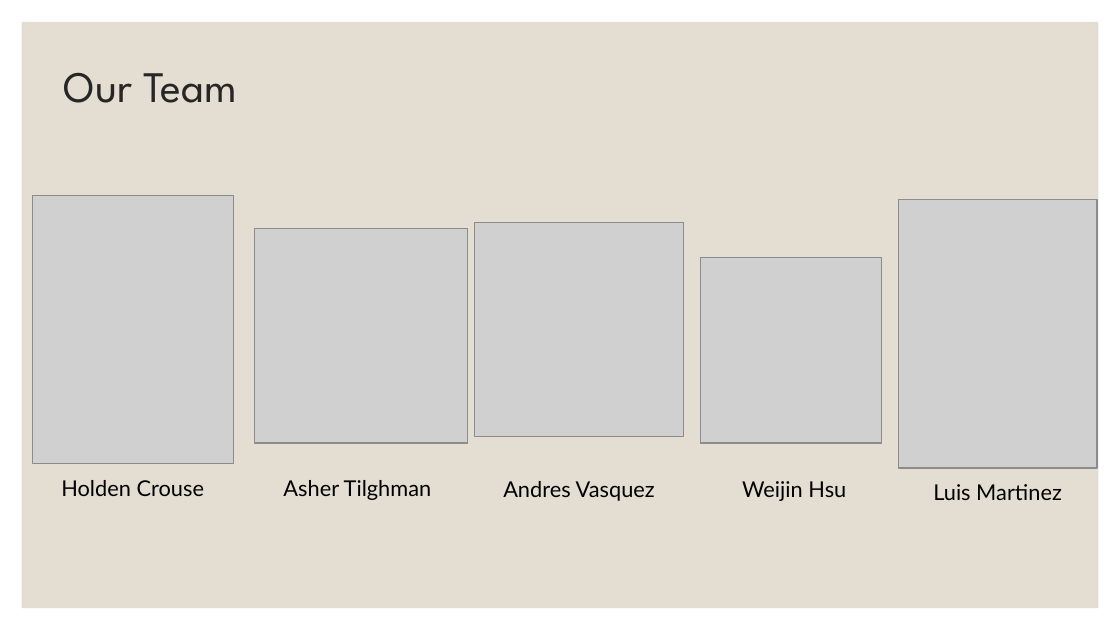
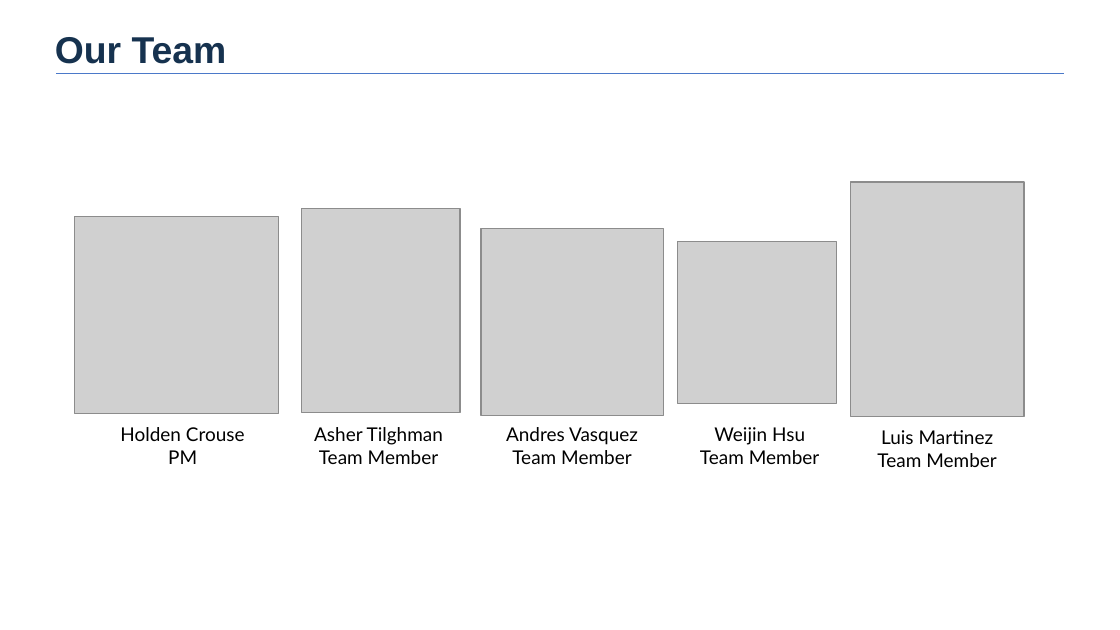
Before and after one commit to a8594755-maker/Dream-Builders, a slide deck: slide 3 of docs/documents/meetings/Team 6 - Dream Builders.pptx. Drawn at 1120x630 pixels with LibreOffice and Linux fonts; fonts in the diff are those of the drawing; grey boxes stand for pictures. Boxes give left, top, right and bottom in pixels: in the first picture for what was removed or moved away, otherwise in the second. Text is boxed around its words. In the diff, an @@ line names an element or a change of style, - is before the commit and + after.

```diff
--- a/docs/documents/meetings/Team 6 - Dream Builders.pptx
+++ b/docs/documents/meetings/Team 6 - Dream Builders.pptx
@@ rectangle removed at [21,22,1099,609] @@
@@ text "Our Team": place and size @@
-text "Our Team" at [64,72,237,103]
+text "Our Team" at [55,37,227,64]
@@ text "Our Team" at [55,37,227,64]: size 28 to 24 pt, font League Spartan to Arial, text colour #262626 to #16324F, bold on; line spacing 0.9 to 1; vertical alignment top to middle @@
@@ line added from (56, 74) to (1064, 74), #4B79C9 1 pt @@
@@ picture: place and size @@
-picture at [254,228,468,442]
+picture at [301,208,459,413]
@@ picture added at [851,183,1025,417] @@
@@ picture removed at [898,199,1096,468] @@
@@ picture: place and size @@
-picture at [32,196,233,464]
+picture at [74,216,278,413]
@@ picture: place and size @@
-picture at [475,222,683,436]
+picture at [482,228,664,416]
@@ picture: place and size @@
-picture at [700,258,881,444]
+picture at [678,242,836,403]
@@ text "Holden Crouse": place and size @@
-text "Holden Crouse" at [61,480,204,496]
+text "Holden Crouse" at [120,427,245,464]
@@ text "Asher Tilghman": place and size @@
-text "Asher Tilghman" at [283,480,432,500]
+text "Asher Tilghman" at [314,427,443,464]
@@ text "Andres Vasquez": place and size @@
-text "Andres Vasquez" at [503,481,655,501]
+text "Andres Vasquez" at [506,427,638,464]
@@ text "Weijin Hsu": place and size @@
-text "Weijin Hsu" at [742,481,846,501]
+text "Weijin Hsu" at [700,427,820,464]
@@ text "Luis Martinez": place and size @@
-text "Luis Martinez" at [933,484,1062,500]
+text "Luis Martinez" at [877,430,997,467]
@@ text at [120,427,245,441]: size 14 to 12.2 pt in "Holden Crouse" @@
@@ text at [314,427,443,445]: size 14 to 12.2 pt in "Asher Tilghman" @@
@@ text at [506,427,638,445]: size 14 to 12.2 pt in "Andres Vasquez" @@
@@ text at [714,427,805,445]: size 14 to 12.2 pt in "Weijin Hsu" @@
@@ text at [881,430,994,444]: size 14 to 12.2 pt in "Luis Martinez" @@
@@ text at [168,450,197,464]: paragraph added @@
+PM
@@ text at [319,450,439,464]: paragraph added @@
+Team Member
@@ text at [512,450,632,464]: paragraph added @@
+Team Member
@@ text at [700,450,820,464]: paragraph added @@
+Team Member
@@ text at [877,453,997,467]: paragraph added @@
+Team Member
```
Also in this commit, not shown: 13 slides added, 5 slides removed, 34 other files.
